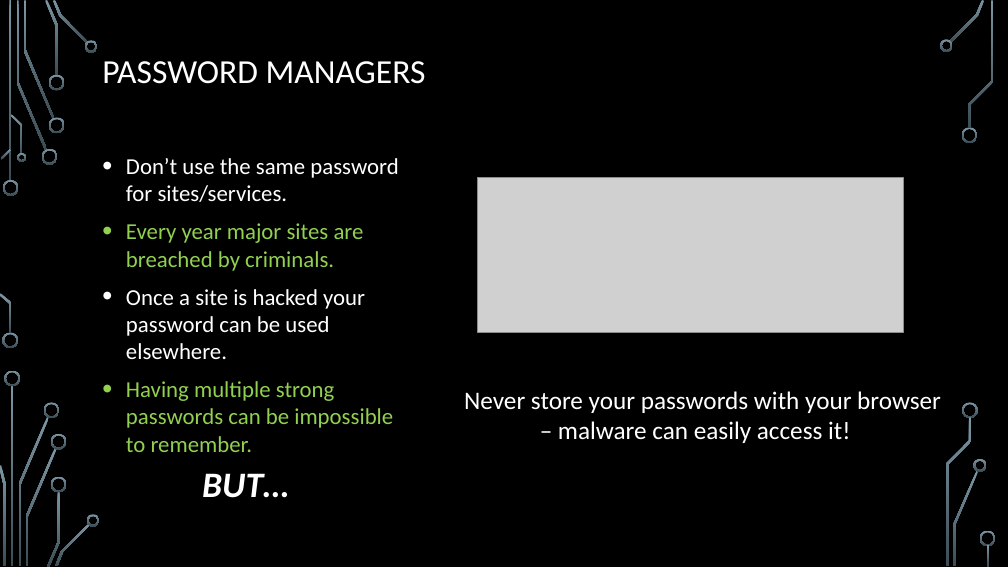
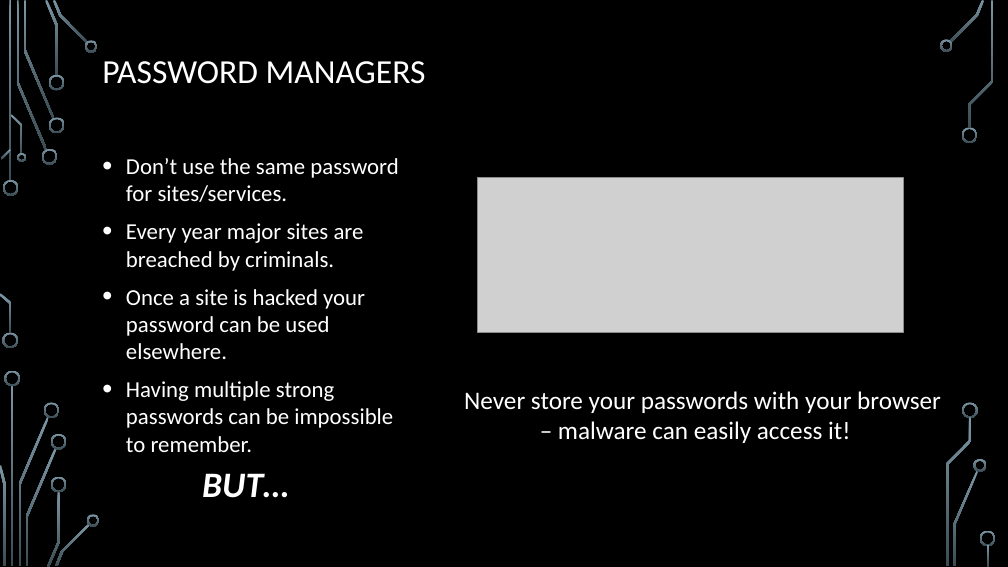
Before and after one commit to MVC-SEC/Club-Info, a slide deck: slide 12 of InfoSec Workshop/Passwords.pptx. Drawn at 1008x567 pixels with LibreOffice and Linux fonts; fonts in the diff are those of the drawing; grey boxes stand for pictures; background and template pictures are left out. Boxes give left, top, right and bottom in pixels: in the first picture for what was removed or moved away, otherwise in the second. Text is boxed around its words. In the diff, an @@ line names an element or a change of style, - is before the commit and + after.

```diff
--- a/InfoSec Workshop/Passwords.pptx
+++ b/InfoSec Workshop/Passwords.pptx
@@ text at [126, 223, 393, 452]: text colour #92D050 to #FFFFFF in "Every year major sites are breached by ...", "Having multiple strong passwords can be impossible ..." @@
```
Also in this commit, not shown: 3 other slides changed, 4 other files.
